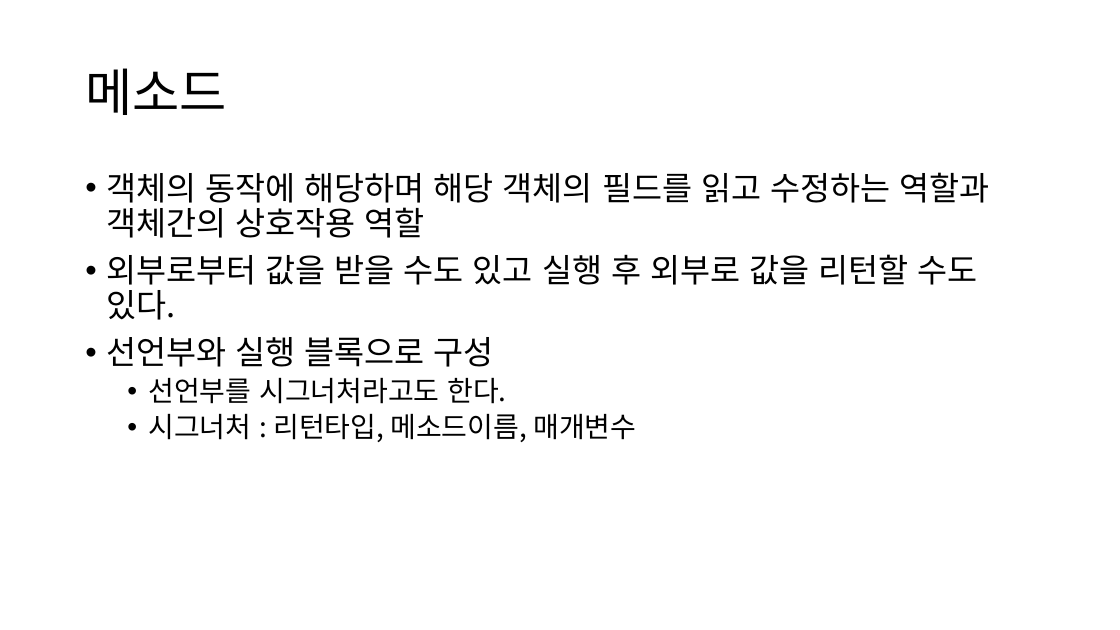
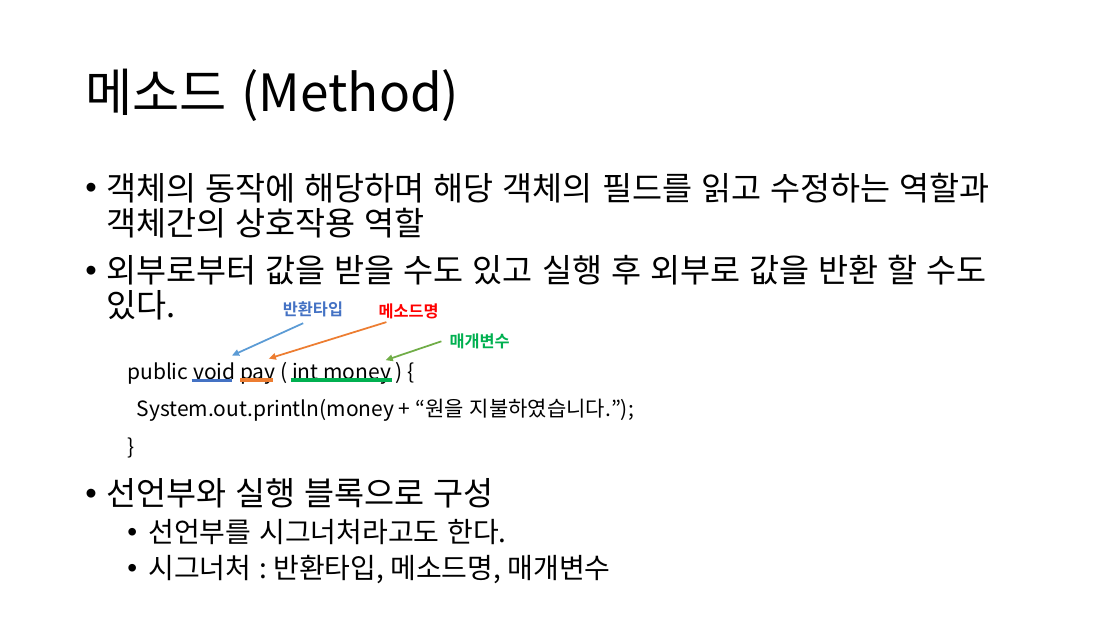
Before and after one commit to YonghoChoi/develop-note, a slide deck: slide 14 of ppt/객체지향 기본.pptx (slide 11 before the commit). Drawn at 1120x630 pixels with LibreOffice and Linux fonts; fonts in the diff are those of the drawing. Boxes give left, top, right and bottom in pixels: in the first picture for what was removed or moved away, otherwise in the second. Text is boxed around its words. In the diff, an @@ line names an element or a change of style, - is before the commit and + after.

```diff
--- a/ppt/객체지향 기본.pptx
+++ b/ppt/객체지향 기본.pptx
@@ title at [85,68,460,121]: text changed @@
-메소드
+메소드 (Method)
@@ text at [106,254,987,320]: text changed @@
-• 외부로부터 값을 받을 수도 있고 실행 후 외부로 값을 리턴할 수도 있다.
+• 외부로부터 값을 받을 수도 있고 실행 후 외부로 값을 반환 할 수도 있다.
@@ arrow added from (303, 323) to (232, 355), #5B9BD5 1.5 pt @@
@@ arrow added from (386, 322) to (269, 359), #ED7D31 1.5 pt @@
@@ text added at [283,301,343,317], 14 pt, text #4472C4, bold @@
+반환타입
@@ text added at [379,303,439,323], 14 pt, text #FF0000, bold @@
+메소드명
@@ text added at [127,358,634,421], 18 pt, text #000000 @@
+public void pay ( int money ) {
+System.out.println(money + “원을 지불하였습니다.”);
+}
@@ arrow added from (441, 341) to (386, 360), #70AD47 1.5 pt @@
@@ text added at [450,333,510,349], 14 pt, text #00B050, bold @@
+매개변수
@@ line added from (192, 381) to (232, 381), #4472C4 3 pt @@
@@ line added from (240, 380) to (273, 380), #ED7D31 3 pt @@
@@ line added from (291, 380) to (392, 380), #00B050 3 pt @@
@@ text at [148,554,611,583]: text changed @@
-  • 시그너처 : 리턴타입, 메소드이름, 매개변수
+  • 시그너처 : 반환타입, 메소드명, 매개변수
```
Also in this commit, not shown: 22 other slides changed, 10 slides added.
